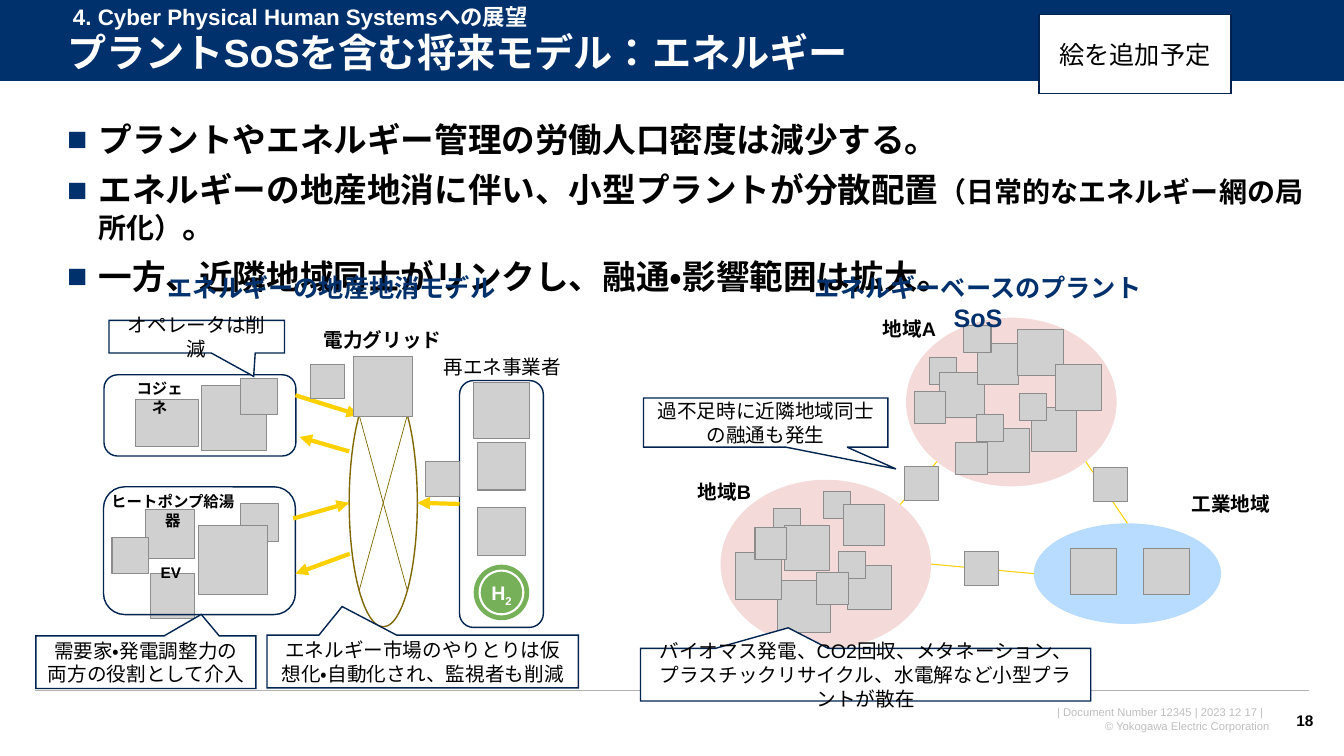
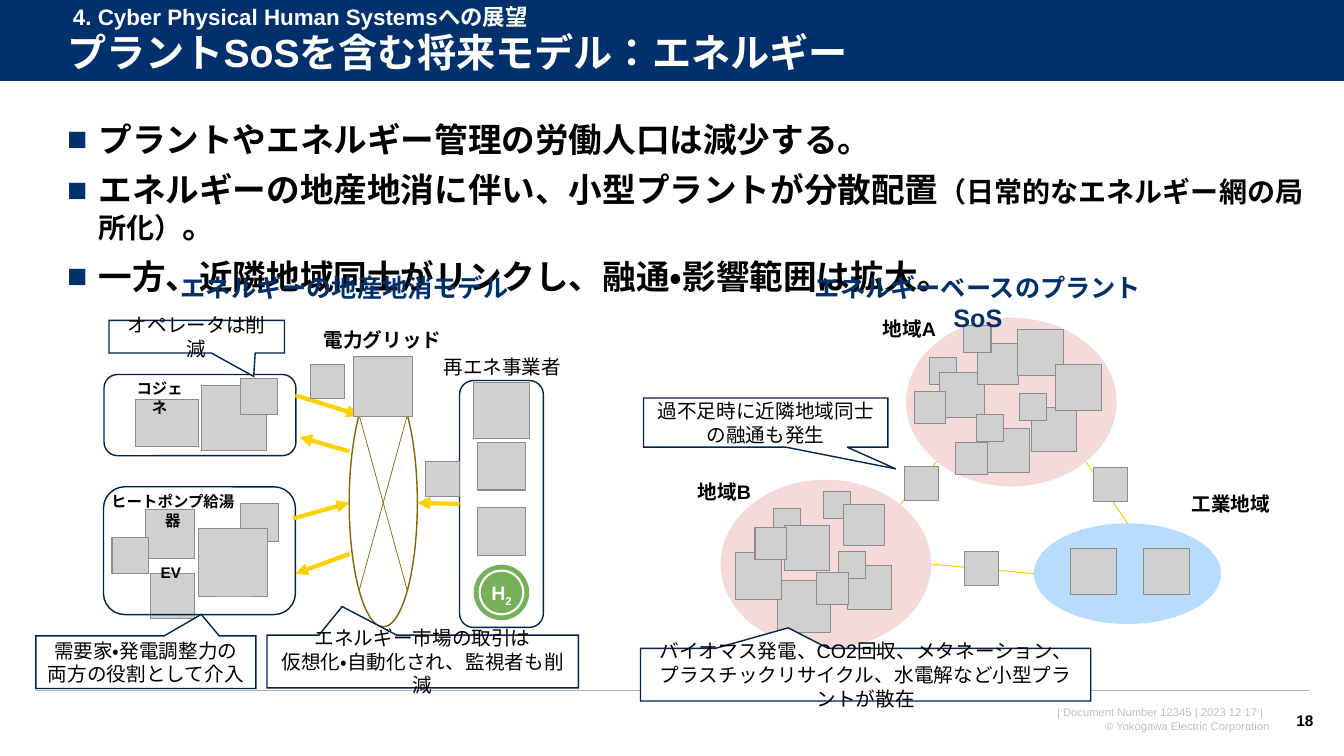
Before and after one commit to watarukumagai-git/opt, a slide deck: slide 18 of SoS/conf2023/231217_横幹連合コンファレンス_熊谷.pptx. Drawn at 1344x756 pixels with LibreOffice and Linux fonts; fonts in the diff are those of the drawing; grey boxes stand for pictures; background and template pictures are left out. Boxes give left, top, right and bottom in pixels: in the first picture for what was removed or moved away, otherwise in the second. Text is boxed around its words. In the diff, an @@ line names an element or a change of style, - is before the commit and + after.

```diff
--- a/SoS/conf2023/231217_横幹連合コンファレンス_熊谷.pptx
+++ b/SoS/conf2023/231217_横幹連合コンファレンス_熊谷.pptx
@@ rectangle removed at <box>1040,14,1232,94</box> @@
-絵を追加予定
@@ text at <box>99,123,872,155</box>: text changed @@
-■ プラントやエネルギー管理の労働人口密度は減少する。
+■ プラントやエネルギー管理の労働人口は減少する。
@@ text "エネルギーの地産地消モデル": place and size @@
-text "エネルギーの地産地消モデル" at <box>168,271,496,303</box>
+text "エネルギーの地産地消モデル" at <box>181,271,509,303</box>
@@ text in speech box at <box>282,625,564,694</box>: text changed @@
-エネルギー市場のやりとりは仮想化・自動化され、監視者も削減
+エネルギー市場の取引は
+仮想化・自動化され、監視者も削減
```
Also in this commit, not shown: 12 other slides changed, 3 slides added, 2 slides removed.
